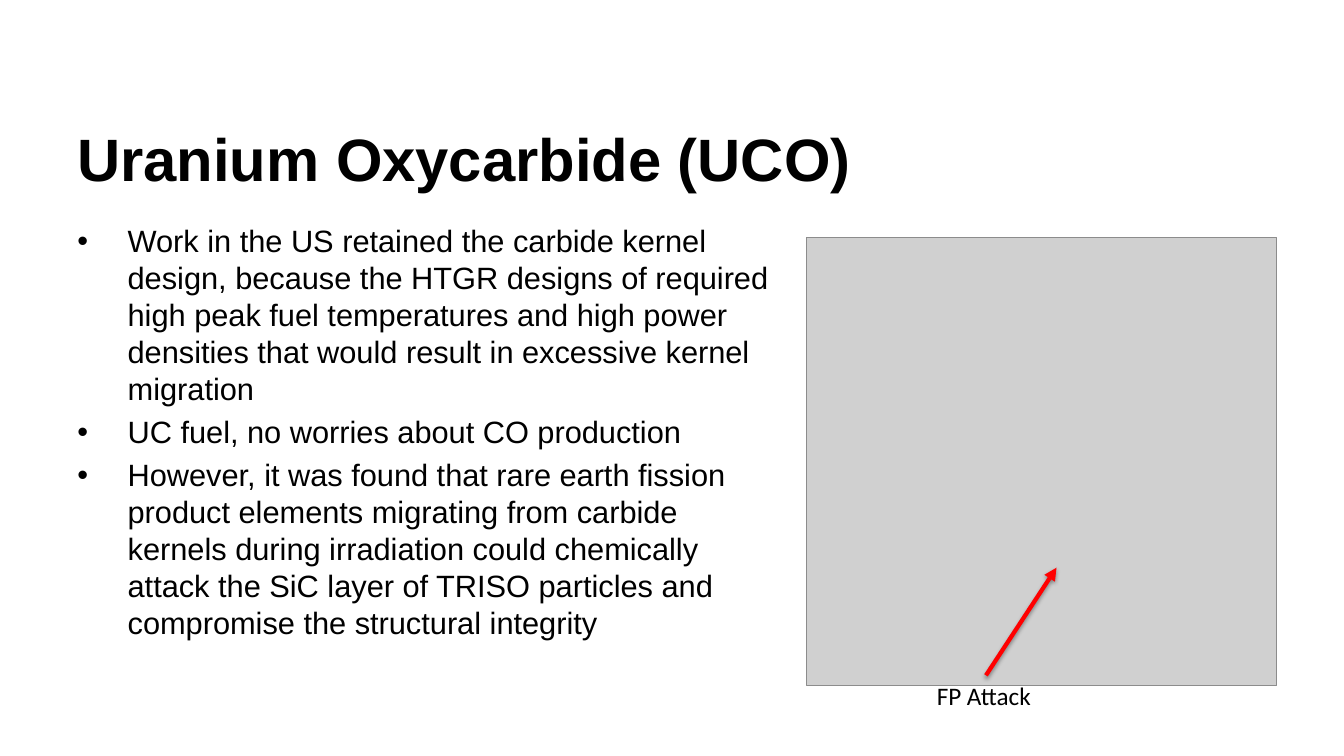
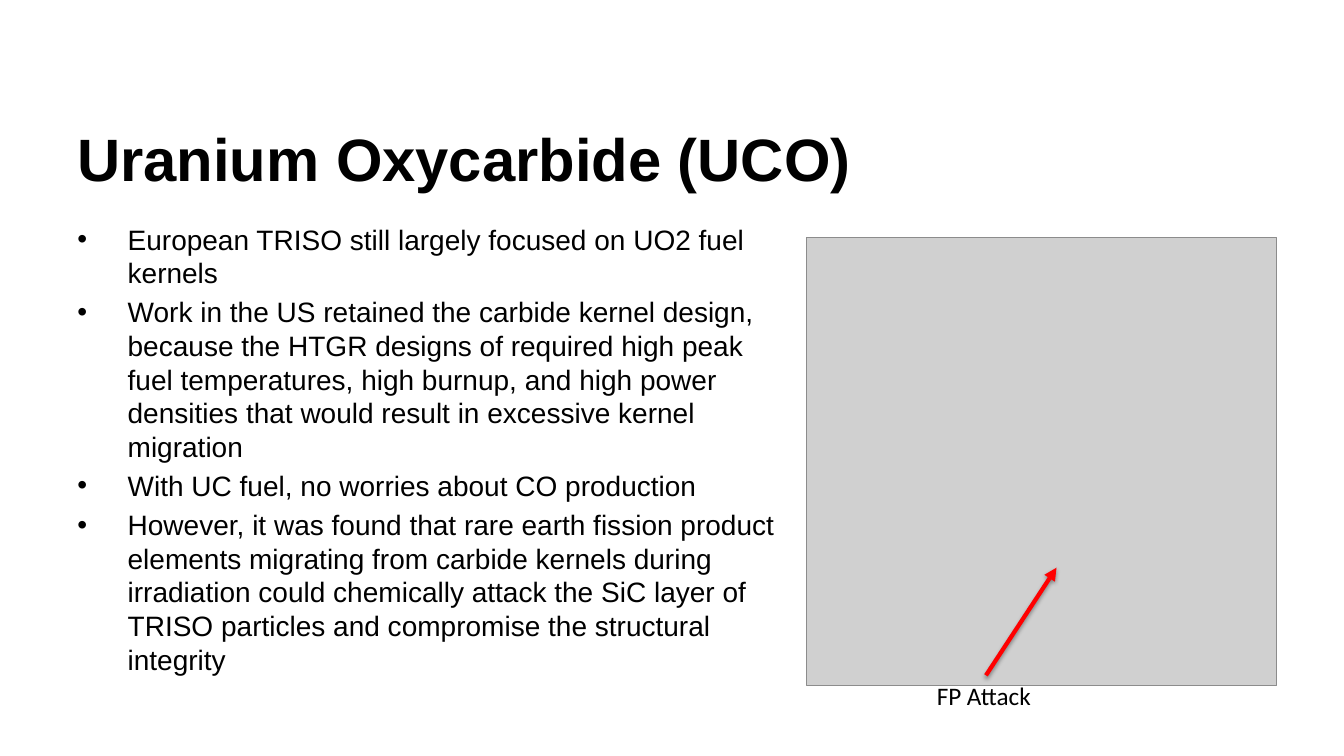
Before and after one commit to benbeeler/TEACHING, a slide deck: slide 16 of Advanced Reactor Materials/Fall2026/Lec3_TRISO.pptx. Drawn at 1344x756 pixels with LibreOffice and Linux fonts; fonts in the diff are those of the drawing; grey boxes stand for pictures; background and template pictures are left out. Boxes give left, top, right and bottom in pixels: in the first picture for what was removed or moved away, otherwise in the second. Text is boxed around its words. In the diff, an @@ line names an element or a change of style, - is before the commit and + after.

```diff
--- a/Advanced Reactor Materials/Fall2026/Lec3_TRISO.pptx
+++ b/Advanced Reactor Materials/Fall2026/Lec3_TRISO.pptx
@@ text at [128, 229, 753, 501]: text changed; size 22 to 20 pt @@
-• Work in the US retained the carbide kernel design, because the HTGR designs of required high peak fuel temperatures and high power densities that would result in excessive kernel migration
-• UC fuel, no worries about CO production
+• European TRISO still largely focused on UO2 fuel kernels
+• Work in the US retained the carbide kernel design, because the HTGR designs of required high peak fuel temperatures, high burnup, and high power densities that would result in excessive kernel migration
+• With UC fuel, no worries about CO production
@@ text at [128, 514, 773, 675]: size 22 to 20 pt in "However, it was found that rare earth ..." @@
```
Also in this commit, not shown: 3 other slides changed, 7 slides added, 4 other files.
